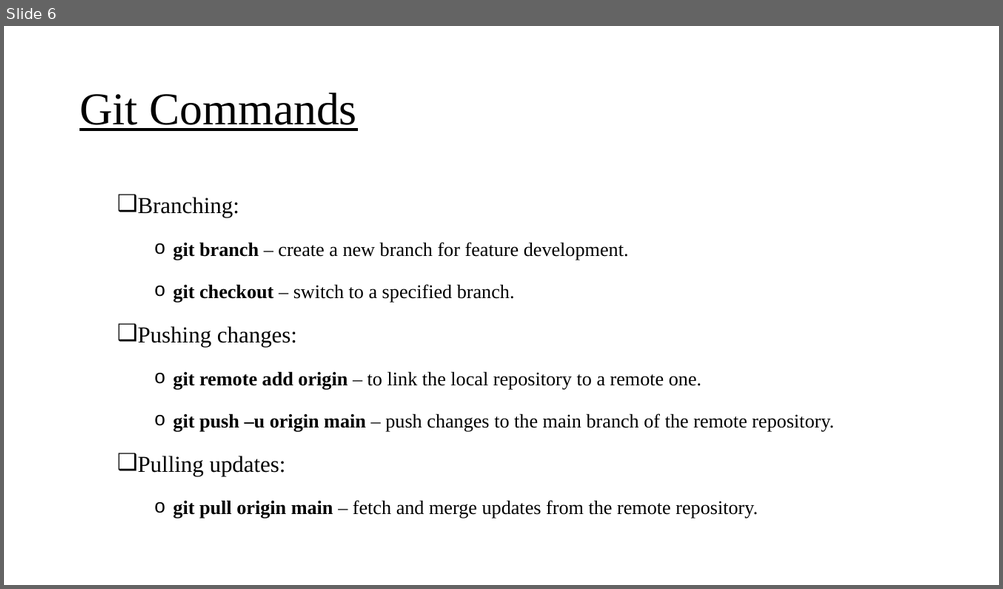
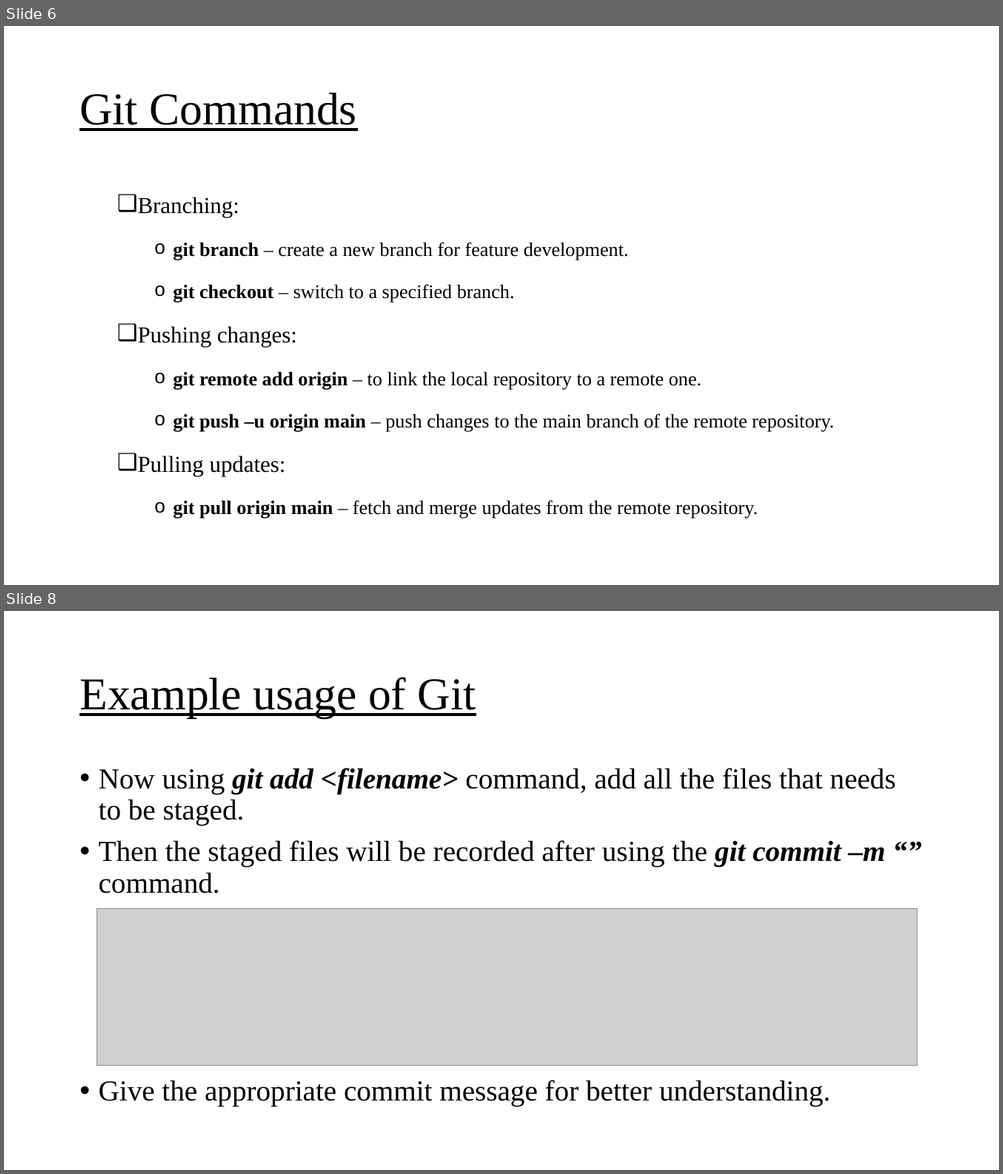
Before and after one commit to Prax29/internship-smgrlab, a slide deck: Git.pptx. Shown one above the other, each under a label of ours: slide 6 before the commit, slides 6 and 8 after it; the slides between them are not shown. The pictures are 1003x589 and 1003x1174 pixels, drawn with LibreOffice and Linux fonts; fonts in the diff are those of the drawing; grey boxes stand for pictures. Boxes give left, top, right and bottom in pixels: in the first picture for what was removed or moved away, otherwise in the second. Text is boxed around its words. In the diff, an @@ line names an element or a change of style, - is before the commit and + after.

Commit message:
Add example usage

```diff
--- a/Git.pptx
+++ b/Git.pptx
@@ slide 8 added at box(4, 611, 999, 1170), background #FFFFFF @@
@@ title added at box(79, 677, 476, 718), 44 pt, text #000000, underline @@
+Example usage of Git
@@ text added at box(99, 768, 896, 1107), 28 pt, text #000000 @@
+• Now using git add <filename> command, add all the files that needs to be staged.
+• Then the staged files will be recorded after using the git commit –m “” command.
+• Give the appropriate commit message for better understanding.
@@ picture added at box(97, 908, 917, 1066) @@
```
Also in this commit, not shown: 5 other slides added.
